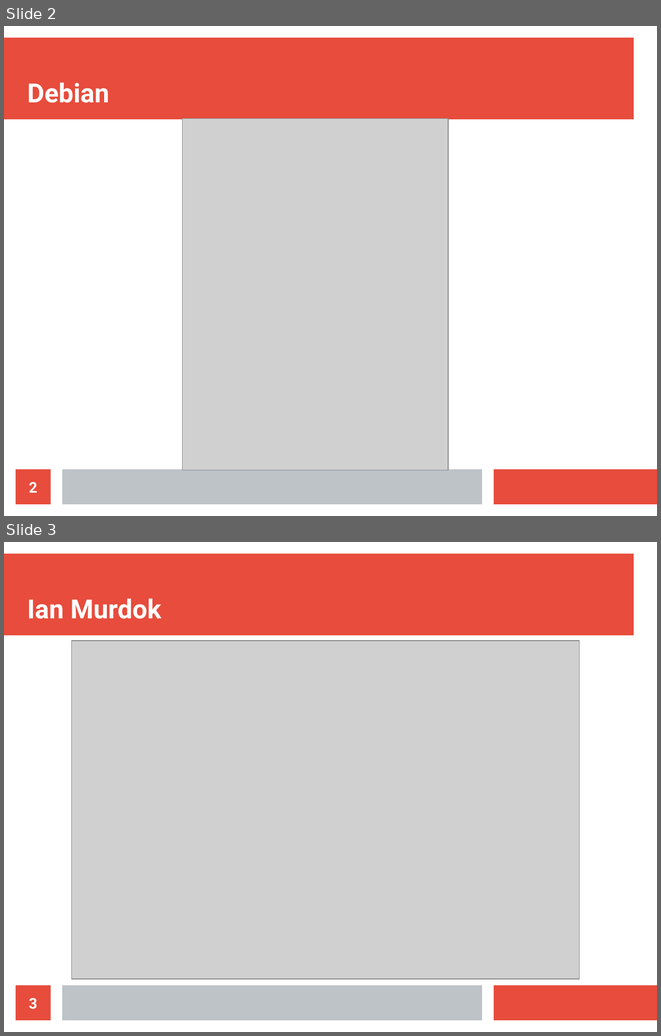
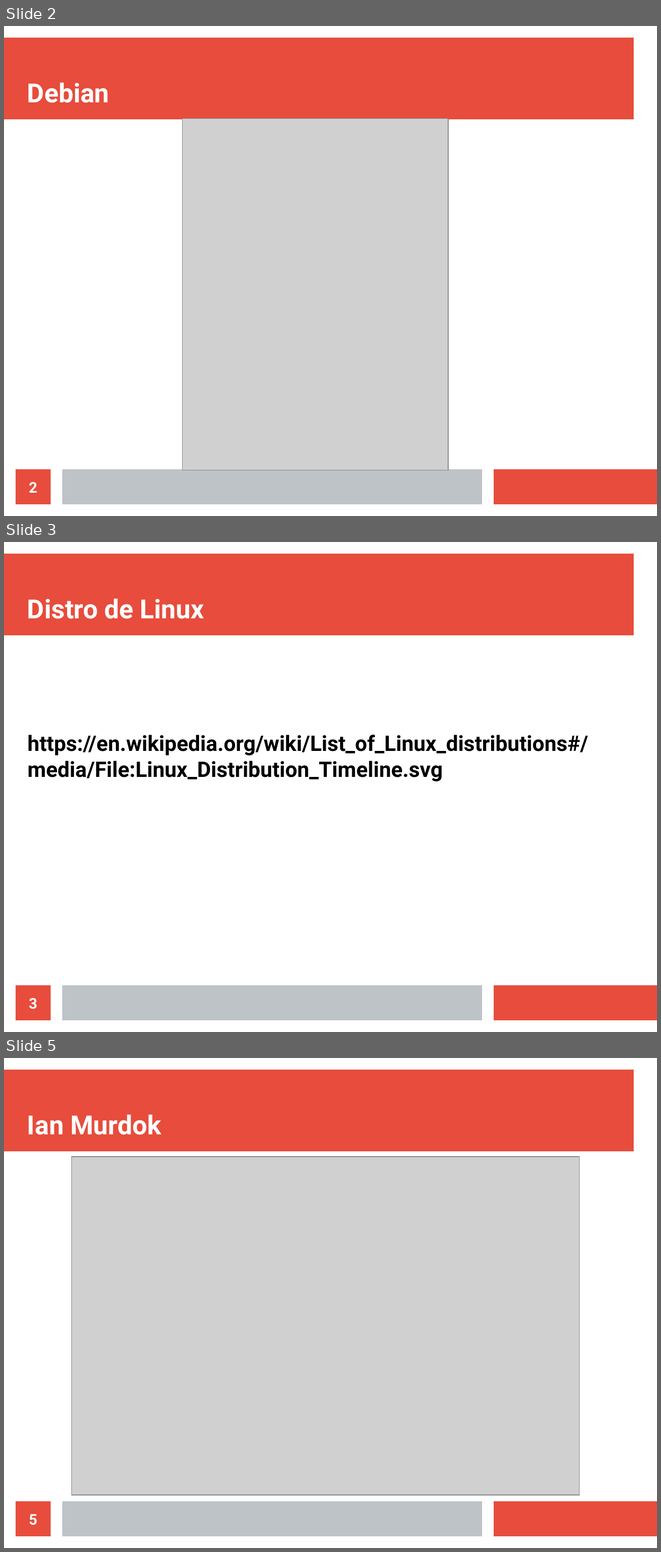
Before and after one commit to eamanu/Talks, a slide deck: 2019/EILAR/talleres/Debian/DebianPackagingIntro.odp. Shown one above the other, each under a label of ours: slides 2 and 3 before the commit, slides 2, 3 and 5 after it; the slides between them are not shown. The pictures are 661x1036 and 661x1552 pixels, drawn with LibreOffice and Linux fonts; fonts in the diff are those of the drawing; grey boxes stand for pictures. Boxes give left, top, right and bottom in pixels: in the first picture for what was removed or moved away, otherwise in the second. Text is boxed around its words. In the diff, an @@ line names an element or a change of style, - is before the commit and + after.

```diff
--- a/2019/EILAR/talleres/Debian/DebianPackagingIntro.odp
+++ b/2019/EILAR/talleres/Debian/DebianPackagingIntro.odp
@@ slide 3 added at (x1=4, y1=542, x2=657, y2=1032), background #FFFFFF; not listed: 3 template elements that a slide beside it also shows @@
@@ title added at (x1=27, y1=598, x2=204, y2=619), 32 pt, text #FFFFFF, bold @@
+Distro de Linux
@@ text added at (x1=27, y1=734, x2=588, y2=782), 26 pt, text #000000, bold @@
+https://en.wikipedia.org/wiki/List_of_Linux_distributions#/media/File:Linux_Distribution_Timeline.svg
@@ page number added at (x1=16, y1=985, x2=51, y2=1020), fill #E74C3C, 18 pt, text #FFFFFF, bold @@
+3
@@ what was slide 3 is now slide 5 @@
@@ page number at (x1=29, y1=1514, x2=37, y2=1525): text changed @@
-3
+5
```
Also in this commit, not shown: 1 slide changed, 17 other slides added.
